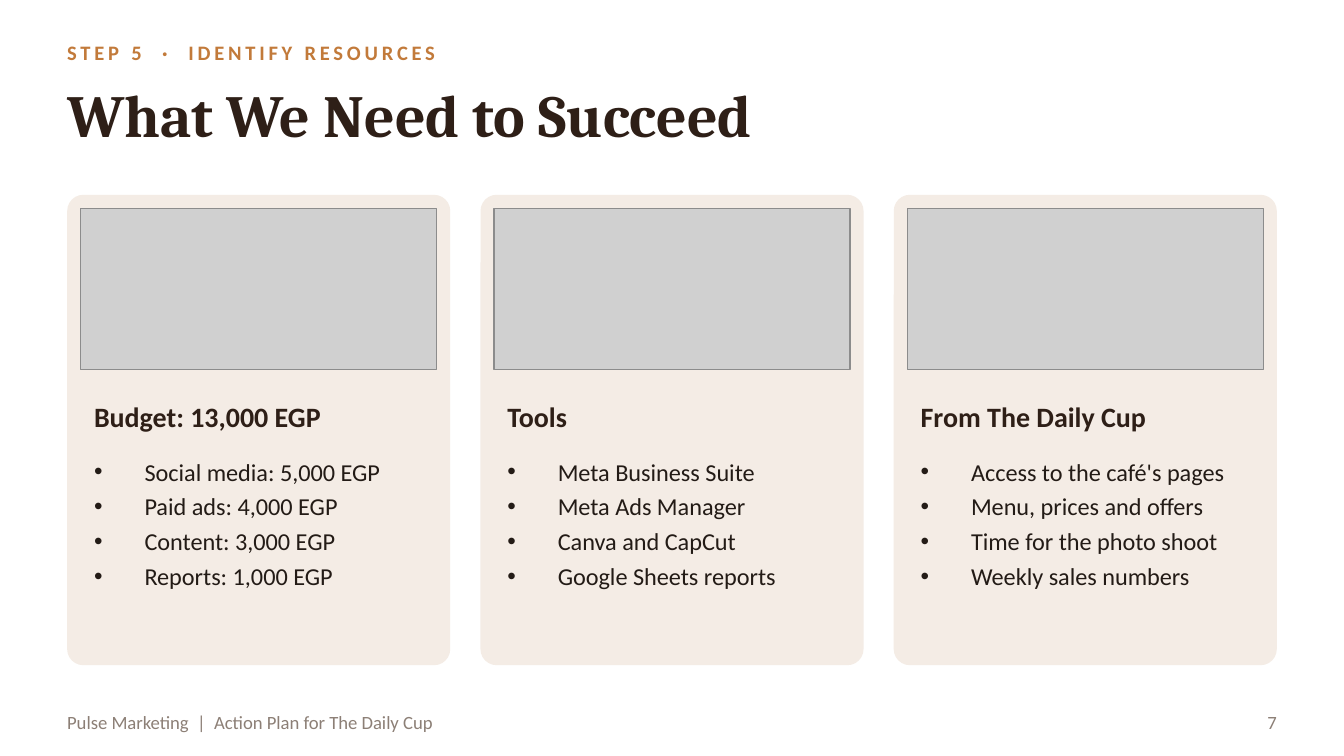
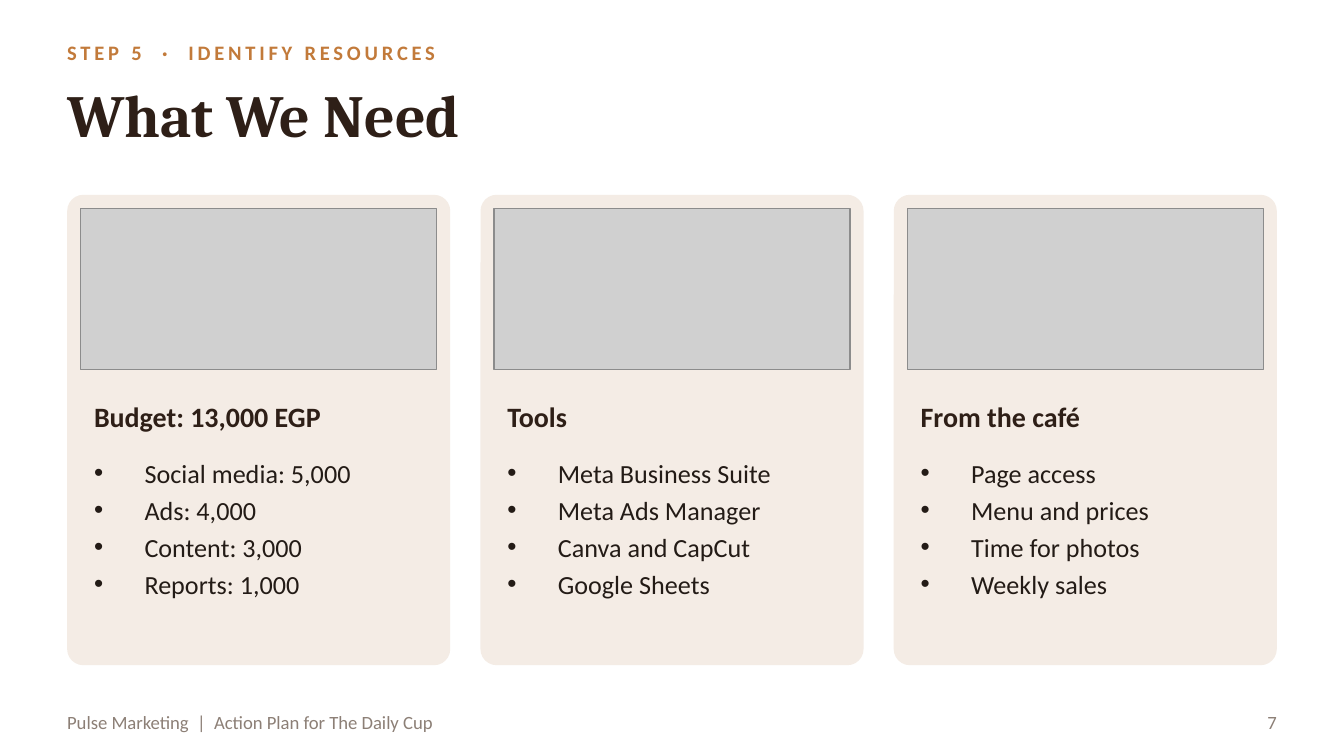
Before and after one commit to RahmaOshba/RahmaOshba, a slide deck: slide 7 of The_Daily_Cup_Action_Plan.pptx. Drawn at 1344x756 pixels with LibreOffice and Linux fonts; fonts in the diff are those of the drawing; grey boxes stand for pictures. Boxes give left, top, right and bottom in pixels: in the first picture for what was removed or moved away, otherwise in the second. Text is boxed around its words. In the diff, an @@ line names an element or a change of style, - is before the commit and + after.

```diff
--- a/The_Daily_Cup_Action_Plan.pptx
+++ b/The_Daily_Cup_Action_Plan.pptx
@@ title at (67, 95, 459, 138): text changed @@
-What We Need to Succeed
+What We Need
@@ text at (921, 407, 1080, 427): text changed @@
-From The Daily Cup
+From the café
@@ text at (145, 465, 351, 599): text changed; size 13 to 14 pt @@
-• Social media: 5,000 EGP
-• Paid ads: 4,000 EGP
-• Content: 3,000 EGP
-• Reports: 1,000 EGP
+• Social media: 5,000
+• Ads: 4,000
+• Content: 3,000
+• Reports: 1,000
@@ text at (558, 465, 770, 562): size 13 to 14 pt in "Meta Business Suite", "Meta Ads Manager", "Canva and CapCut" @@
@@ text at (971, 466, 1149, 598): text changed; size 13 to 14 pt @@
-• Access to the café's pages
-• Menu, prices and offers
-• Time for the photo shoot
-• Weekly sales numbers
+• Page access
+• Menu and prices
+• Time for photos
+• Weekly sales
@@ text at (558, 576, 710, 599): text changed; size 13 to 14 pt @@
-• Google Sheets reports
+• Google Sheets
```
Also in this commit, not shown: 10 other slides changed, 1 other file.
